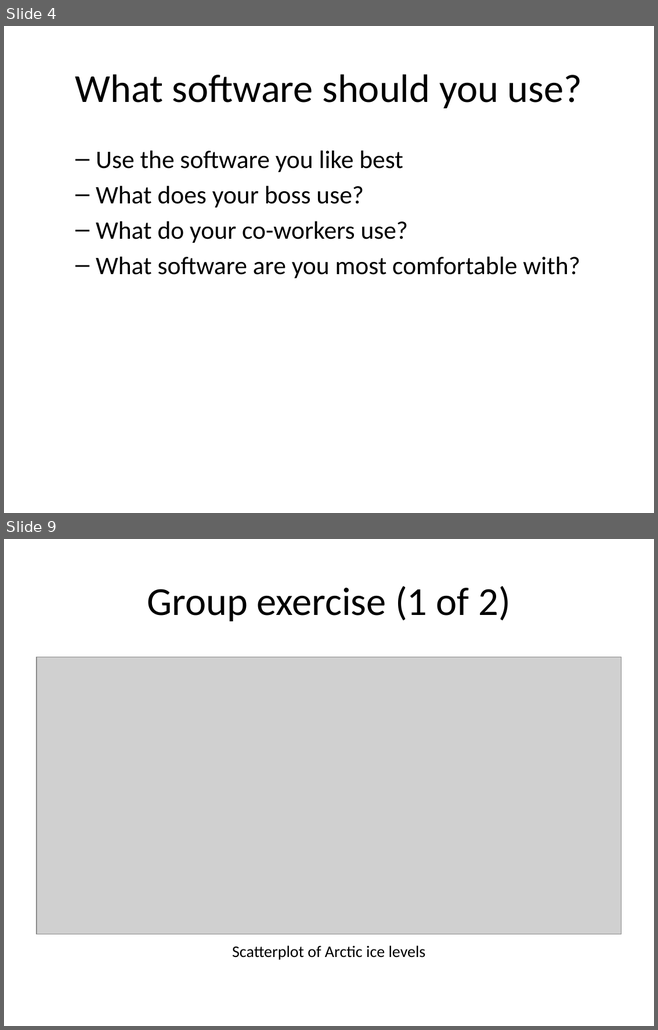
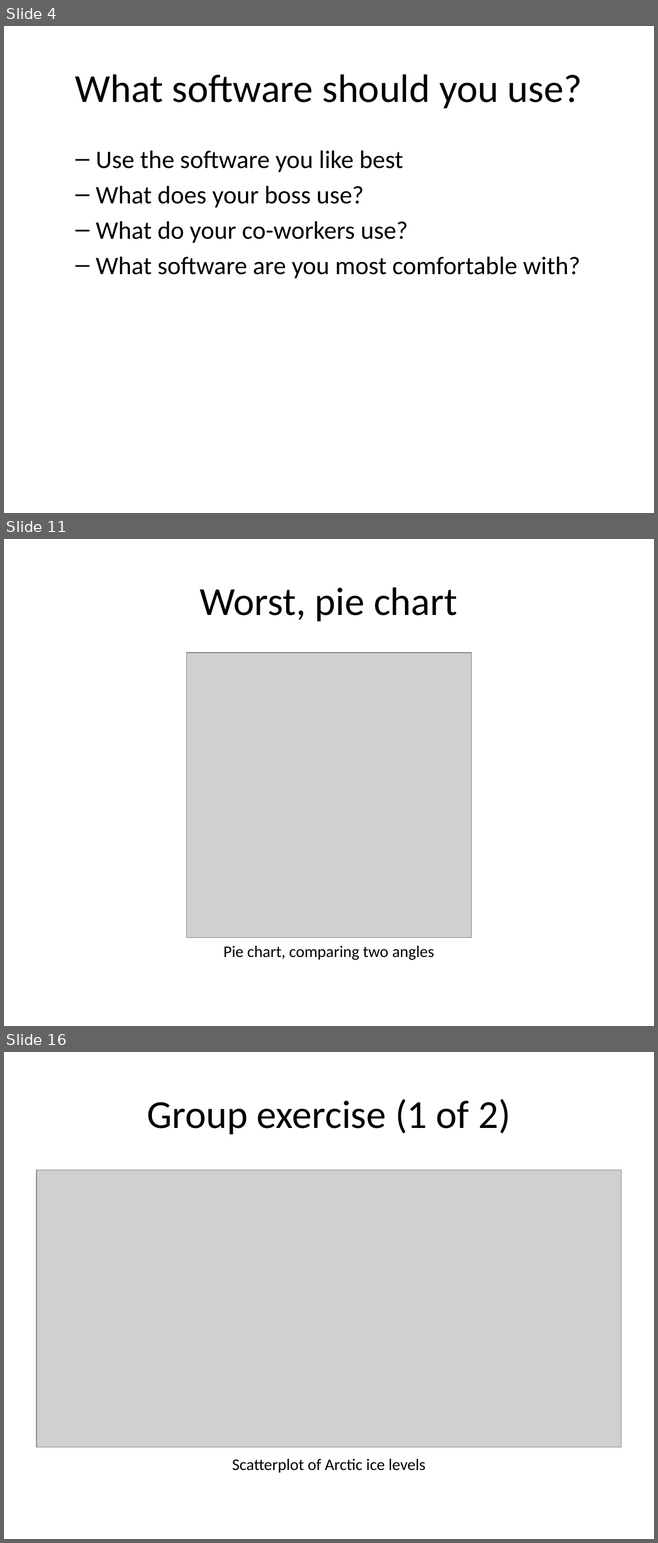
Before and after one commit to pmean/data-visualization, a slide deck: data-viz-01/src/v01-main-scatterplots.pptx. Shown one above the other, each under a label of ours: slides 4 and 9 before the commit, slides 4, 11 and 16 after it; the slides between them are not shown. The pictures are 658x1030 and 658x1543 pixels, drawn with LibreOffice and Linux fonts; fonts in the diff are those of the drawing; grey boxes stand for pictures. Boxes give left, top, right and bottom in pixels: in the first picture for what was removed or moved away, otherwise in the second. Text is boxed around its words. In the diff, an @@ line names an element or a change of style, - is before the commit and + after.

```diff
--- a/data-viz-01/src/v01-main-scatterplots.pptx
+++ b/data-viz-01/src/v01-main-scatterplots.pptx
@@ slide 11 added at (x1=4, y1=539, x2=654, y2=1026), background #FFFFFF @@
@@ title added at (x1=200, y1=587, x2=457, y2=621), 44 pt, text #000000 @@
+Worst, pie chart
@@ picture added at (x1=187, y1=653, x2=471, y2=938) @@
@@ text added at (x1=223, y1=946, x2=434, y2=960), 18 pt, text #000000 @@
+Pie chart, comparing two angles
@@ what was slide 9 is now slide 16 @@
```
Also in this commit, not shown: 10 other slides added, 4 slides removed, 5 other files.
